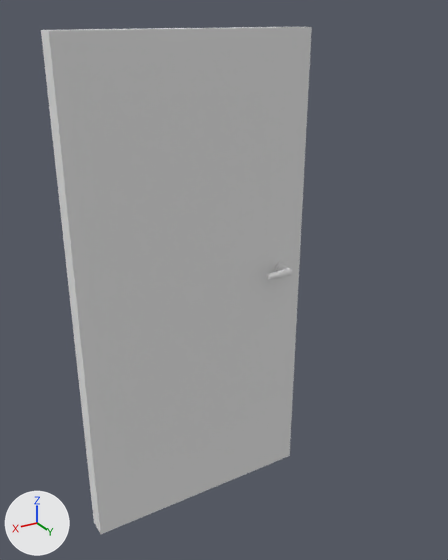
An edit to the Blender file Assets/Models/General/Door.blend, drawn before and after from the same camera.
Rendered twice from a camera (50 mm lens) standing at (1.3, 2.4, 2.46) and looking at (-0.2, -0.11, 1.2). Arrows for +X, +Y and +Z are at lower left; the lights stay in place.

Objects in the first picture: 'Door', 'DoorHandle'.
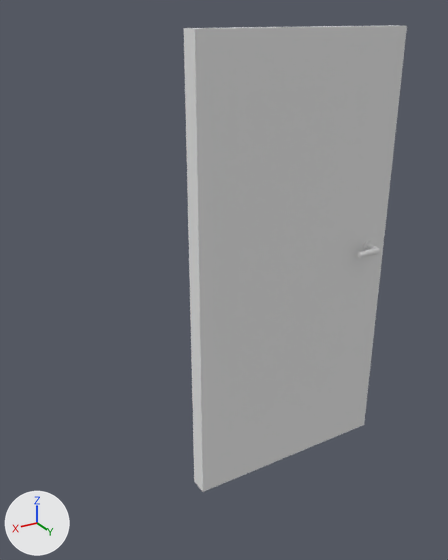
Patch to the scene script:
```diff
--- a/Assets/Models/General/Door.blend.py
+++ b/Assets/Models/General/Door.blend.py
@@ me_plane_000_1 @@
+me_plane_000_1.from_pydata(...)  # a box spanning x -1.2..0.0, y -0.1..0.0, z 0.0..2.4
+me_plane_000_1.materials.append(mat_room_bathroomdoor)  # white #e7e7e7
@@ ob_door @@
-ob_door = bpy.data.objects.new('Door', me_plane_000)
-ob_door.location = (0.6, -0.05, 0.0)
+ob_door = bpy.data.objects.new('Door', None)
+ob_door.location = (0.0, 0.0, 0.0)
@@ ob_doorhandle @@
 ob_doorhandle.matrix_parent_inverse = Matrix(((1.0, 0.0, 0.0, -0.6), (0.0, 1.0, 0.0, 0.05), (0.0, 0.0, 1.0, 0.0), (0.0, 0.0, 0.0, 1.0)))
-ob_doorhandle.location = (-0.48, 0.011, 1.25)
+ob_doorhandle.location = (-1.08, 0.011, 1.25)
 _m = ob_doorhandle.modifiers.new('Mirror', 'MIRROR')
@@ ob_doorplank @@
+ob_doorplank = bpy.data.objects.new('DoorPlank', me_plane_000_1)
+ob_doorplank.parent = ob_door
+ob_doorplank.location = (0.0, 0.0, 0.0)
```

Changed parts and their boxes (x1, y1, x2, y2) in the pictures (448 x 560 px):
'Door', no longer drawn: before (41, 27, 312, 534)
'DoorPlank', added: after (184, 25, 407, 492)
'DoorHandle', reshaped, moved: before (267, 261, 293, 280); after (357, 240, 380, 258)
